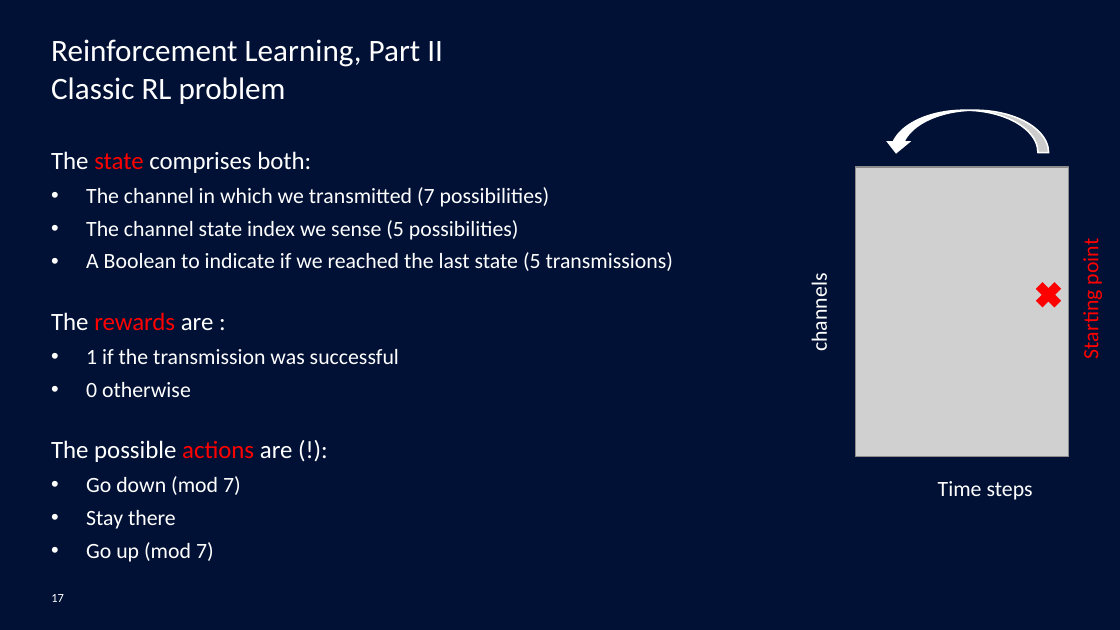
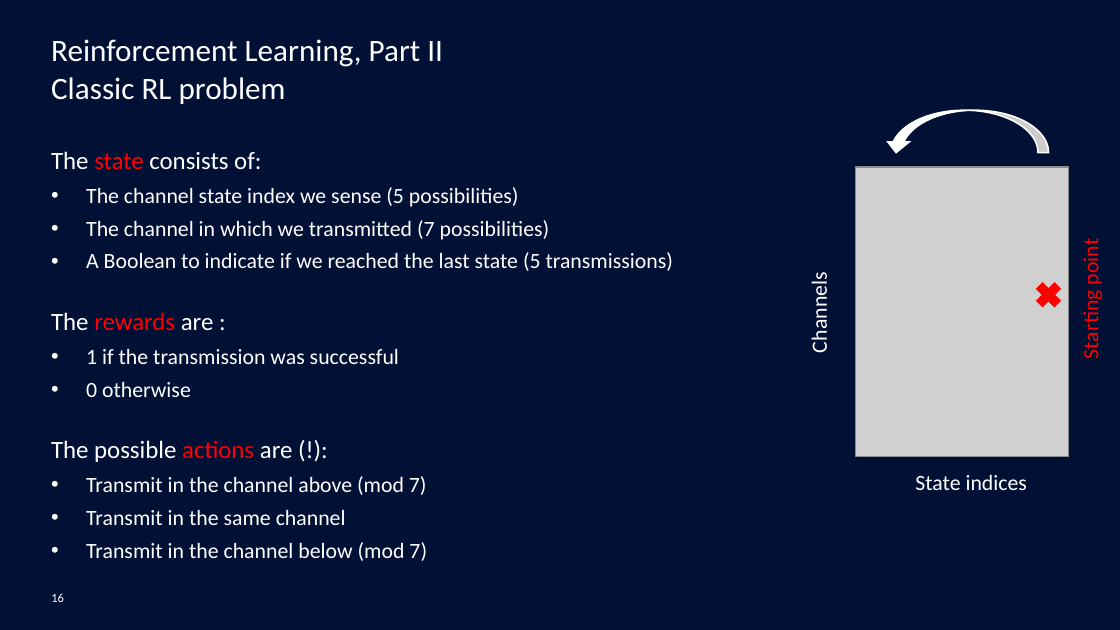
Before and after one commit to mgoutay/ml_course, a slide deck: slide 16 of RL_course.pptx (slide 17 before the commit). Drawn at 1120x630 pixels with LibreOffice and Linux fonts; fonts in the diff are those of the drawing; grey boxes stand for pictures; background and template pictures are left out. Boxes give left, top, right and bottom in pixels: in the first picture for what was removed or moved away, otherwise in the second. Text is boxed around its words. In the diff, an @@ line names an element or a change of style, - is before the commit and + after.

Commit message:
update slides RL

```diff
--- a/RL_course.pptx
+++ b/RL_course.pptx
@@ text at [86, 187, 519, 207]: text changed; size 16 to 14 pt @@
-The state comprises both:
+The state consists of:
+• The channel state index we sense (5 possibilities)
@@ text at [86, 220, 519, 240]: paragraph removed @@
-• The channel state index we sense (5 possibilities)
@@ text at [806, 281, 833, 351]: text changed @@
-channels
+Channels
@@ text at [86, 476, 427, 561]: text changed @@
-• Go down (mod 7)
-• Stay there
-• Go up (mod 7)
+• Transmit in the channel above (mod 7)
+• Transmit in the same channel
+• Transmit in the channel below (mod 7)
@@ text at [915, 475, 1027, 490]: text changed @@
-Time steps
+State indices
@@ page number at [51, 593, 64, 602]: text changed @@
-17
+16
```
Also in this commit, not shown: 9 other slides changed, 1 slide removed, 1 other file.
